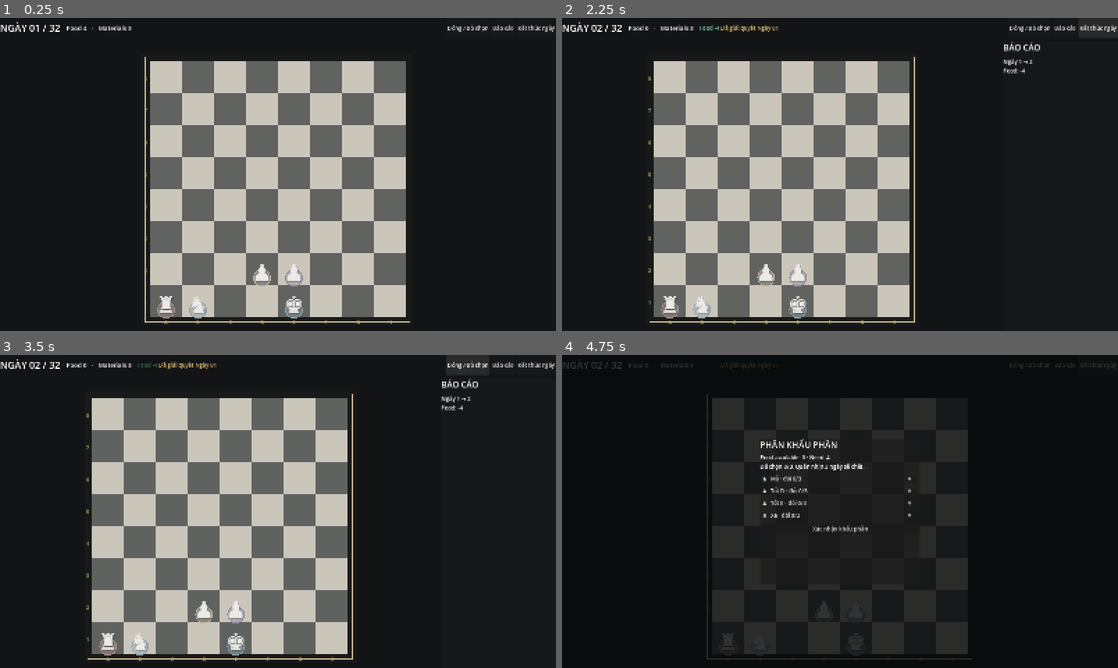
Above: before the commit, frames 1-4 (two rows, left to right).
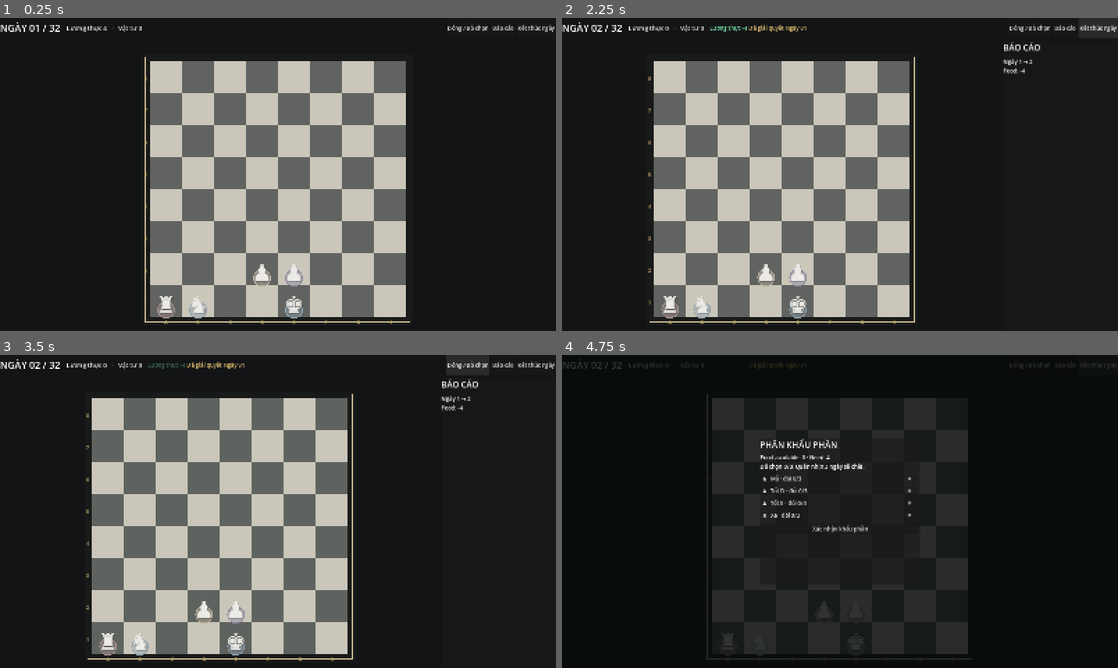
Above: after the commit, the same moments.

Repository: LonelyChromosome/demoX
Game: Godot game, scene res://src/app/main.tscn
Two runs of this game, one before a commit and one after it. Both use one fixed random seed, a clock stepped at 60 frames per second and the inputs below.
Inputs:
- Up to frame 1 (0.25 s): no input
- Up to frame 2 (2.25 s): click "Đóng / Bỏ chọn" at 0.5 s; click "Báo cáo" at 1.25 s; click "Kết thúc ngày" at 2 s
- Up to frame 3 (3.5 s): click "Đóng / Bỏ chọn" at 2.75 s
- Up to frame 4 (4.75 s): click "Báo cáo" at 3.5 s; click "Kết thúc ngày" at 4.25 s

The runs differ from the first frame. In frame 1, 0.1% of the frame differs, in the area x 12-26%, y 2-5%; in frame 2, 0.4%, in the area x 12-44%, y 1-5%; in frame 3, 0.4%; in frame 4, less than 0.1%.

Commit message:
ui: localize resource labels

Diff:
--- a/src/app/main.gd
+++ b/src/app/main.gd
@@ -206,9 +206,9 @@
 	var material_delta := result.materials_produced - result.materials_spent + result.refunded_materials
 	var parts: Array[String] = []
 	if food_delta != 0:
-		parts.append("Food %s%d" % ["+" if food_delta > 0 else "", food_delta])
+		parts.append("Lương thực %s%d" % ["+" if food_delta > 0 else "", food_delta])
 	if material_delta != 0:
-		parts.append("Materials %s%d" % ["+" if material_delta > 0 else "", material_delta])
+		parts.append("Vật tư %s%d" % ["+" if material_delta > 0 else "", material_delta])
 	resource_delta_label.text = "   " + " · ".join(parts) if not parts.is_empty() else ""
 	resource_delta_label.modulate.a = 1.0
 	if not parts.is_empty():
@@ -221,5 +221,5 @@
 
 func _refresh_header() -> void:
 	day_label.text = "NGÀY %02d / %02d" % [game_state.day, GameState.MAX_DAYS]
-	resource_label.text = "   Food %d   ·   Materials %d" % [game_state.food, game_state.materials]
+	resource_label.text = "   Lương thực %d   ·   Vật tư %d" % [game_state.food, game_state.materials]
 	board.set_day(game_state.day, game_state.day > 1)
